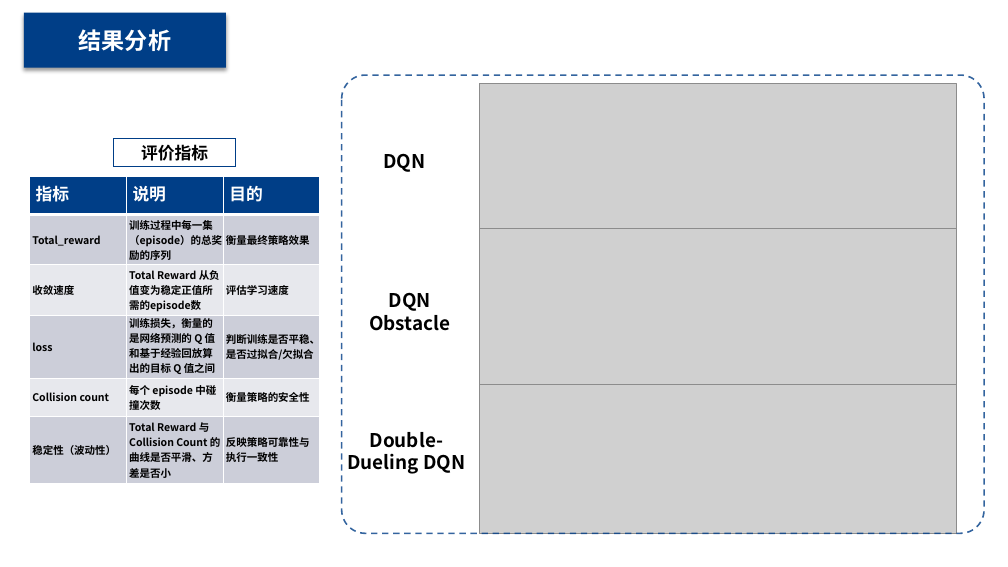
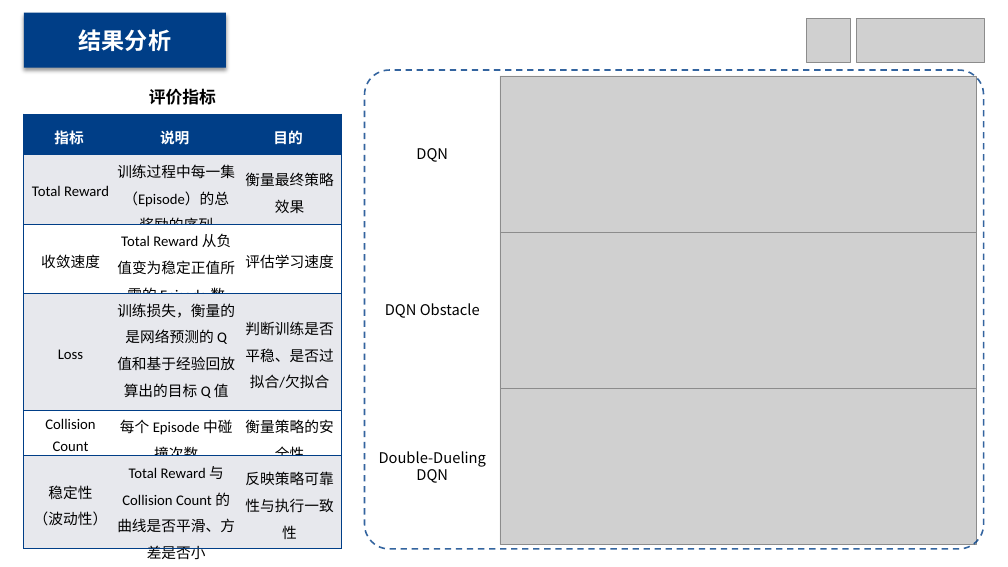
Before and after one commit to MinmusLin/Reinforcement_Learning_Based_Multi_Agent_Path_Finding, a slide deck: slide 13 of Presentation.pptx. Drawn at 1008x567 pixels with LibreOffice and Linux fonts; fonts in the diff are those of the drawing; grey boxes stand for pictures. Boxes give left, top, right and bottom in pixels: in the first picture for what was removed or moved away, otherwise in the second. Text is boxed around its words. In the diff, an @@ line names an element or a change of style, - is before the commit and + after.

```diff
--- a/Presentation.pptx
+++ b/Presentation.pptx
@@ picture added at (807,18,851,62) @@
@@ picture added at (856,18,984,62) @@
@@ text "评价指标": place and size @@
-text "评价指标" at (113,139,236,167)
+text "评价指标" at (149,88,216,105)
@@ text "评价指标" at (149,88,216,105): fill #FFFFFF to none; outline #003E87 0.75 pt to none @@
@@ rounded rectangle: place and size @@
-rounded rectangle at (342,75,985,533)
+rounded rectangle at (364,70,984,549)
@@ picture: place and size @@
-picture at (480,83,957,240)
+picture at (500,76,976,232)
@@ table at (24,114,341,563) @@
-row 2, column 1: Total_reward
+row 2, column 1: Total Reward
-row 2, column 2: 训练过程中每一集（episode）的总奖励的序列
+row 2, column 2: 训练过程中每一集（Episode）的总奖励的序列
-row 3, column 2: Total Reward 从负值变为稳定正值所需的episode数
+row 3, column 2: Total Reward 从负值变为稳定正值所需的 Episode 数
-row 4, column 1: loss
+row 4, column 1: Loss
-row 5, column 1: Collision count
+row 5, column 1: Collision Count
-row 5, column 2: 每个 episode 中碰撞次数
+row 5, column 2: 每个 Episode 中碰撞次数
-row 6, column 1: 稳定性（波动性）
+row 6, column 1: 稳定性 / （波动性）
@@ fill #CCCED9 to #E7E8ED in 9 cells @@
@@ fill #E7E8ED to #FFFFFF in 6 cells @@
@@ size 16 to 14 pt in "指标", "说明", "目的" @@
@@ font Noto Sans CJK SC to Calibri in "指标", "说明", "目的", "衡量最终策略效果" and 7 more places @@
@@ size 10 to 14 pt, bold off in "衡量最终策略效果", "收敛速度", "评估学习速度", "训练损失，衡量的是网络预测的 Q 值和基于经验回放算出的目标 Q 值之间的误差" and 4 more places @@
@@ alignment left to centre @@
@@ line spacing 1 to 1.25 @@
@@ borders changed @@
@@ table: place and size @@
-table at (29,177,320,484)
+table at (24,114,341,563)
@@ text "DQN": place and size @@
-text "DQN" at (383,153,425,172)
+text "DQN" at (416,148,448,162)
@@ picture: place and size @@
-picture at (480,228,957,385)
+picture at (500,232,976,389)
@@ text "DQN Obstacle": place and size @@
-text "DQN Obstacle" at (369,292,450,331)
+text "DQN Obstacle" at (385,303,480,318)
@@ picture: place and size @@
-picture at (480,377,957,534)
+picture at (500,389,976,545)
@@ size 18 to 14 pt, bold off in 3 elements at (385,303,480,318), (416,148,448,162), (379,451,487,483) @@
@@ text "Double-Dueling DQN": place and size @@
-text "Double-Dueling DQN" at (347,432,465,474)
+text "Double-Dueling DQN" at (379,451,487,483)
```
Also in this commit, not shown: 16 other slides changed, 1 slide added, 2 slides removed.
